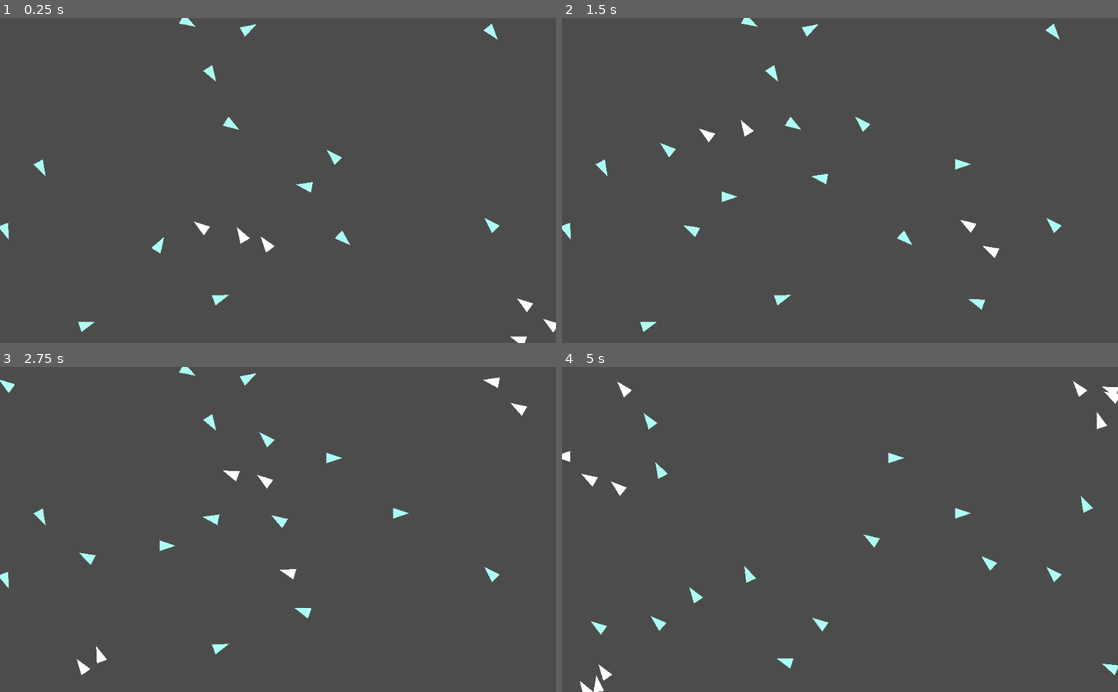
Above: before the commit, frames 1-4 (two rows, left to right).
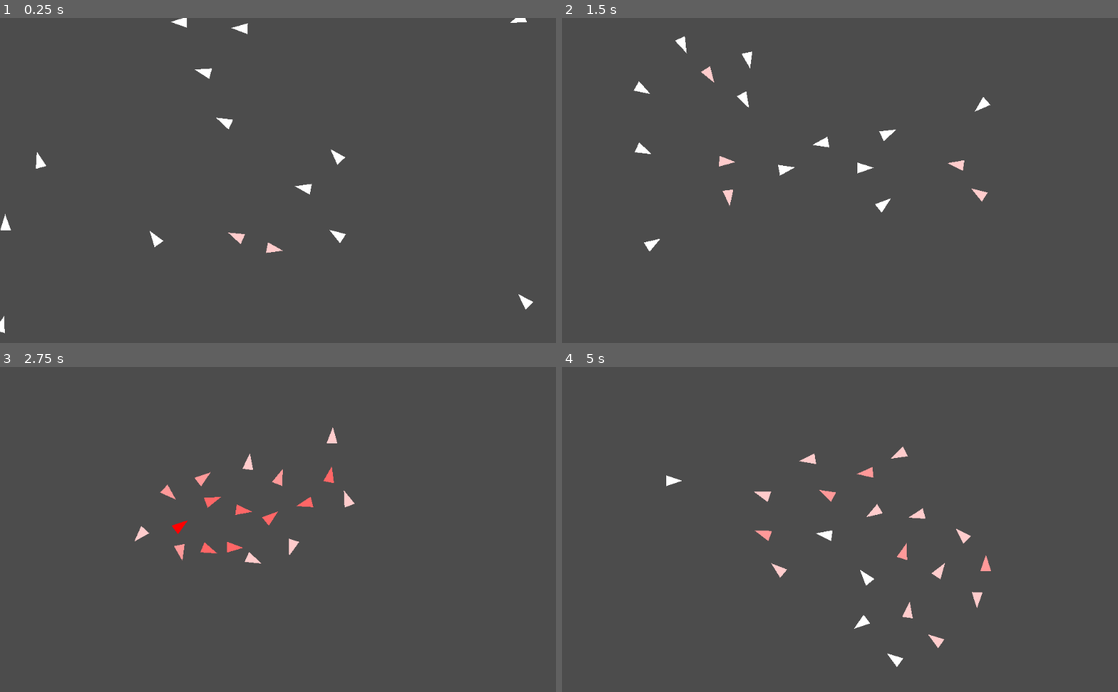
Above: after the commit, the same moments.

Repository: yosuanicolaus/Autonomous-Agents
Game: Godot game, scene res://practice/practice.tscn
Same seed, same stepped clock (60 frames per second), same inputs: the game is played once before the commit and once after it. The engine's default icon, where the game draws it, is replaced by a stand-in: a white triangle on a blue panel in a dark square.
Inputs (mouse positions are in pixels of both pictures, inside the frame that each line leads up to):
- Up to frame 1 (0.25 s): no input
- Up to frame 2 (1.5 s): move the mouse to (962, 164) at 0.52 s; click (962, 164) at 0.67 s; move the mouse to (728, 196) at 1.27 s; click (728, 196) at 1.42 s
- Up to frame 3 (2.75 s): move the mouse to (333, 458) at 2.02 s; click (333, 458) at 2.17 s
- Up to frame 4 (5 s): move the mouse to (812, 594) at 2.77 s; click (812, 594) at 2.92 s; move the mouse to (1006, 578) at 3.52 s; click (1006, 578) at 3.67 s; move the mouse to (673, 480) at 4.27 s; click (673, 480) at 4.42 s

The runs differ from the first frame. In frame 1, 1.5% of the frame differs, in the area x 0-100%, y 0-100%; in frame 2, 2.0%; in frame 3, 2.2%; in frame 4, 2.5%, in the area x 0-100%, y 4-100%.

Commit message:
fix separate and refactor code

Diff:
--- a/practice/practice.tscn
+++ b/practice/practice.tscn
@@ -6,4 +6,4 @@
 [node name="Practice" type="Node2D"]
 script = ExtResource( 1 )
 object = ExtResource( 2 )
-count = 20
+count = 15
--- a/practice/vehicle.gd
+++ b/practice/vehicle.gd
@@ -1,7 +1,7 @@
 extends Node2D
 
 export var max_speed := 250.0
-export var max_force := 5.0
+export var max_force := 4.0
 export var slow_radius := 150.0
 export var rotate_strength := 50.0
 export var separate_radius := 75.0
@@ -17,24 +17,24 @@
 onready var screen = get_viewport_rect().size
 
 
-func seek(target: Vector2):
-	desired = target - position
+func set_steer(target: Vector2):
+	desired = target
 	desired = desired.normalized()
 	desired *= max_speed
-
 	steer = desired - velocity
 	steer = steer.clamped(max_force)
-	acceleration += steer
 
 
-func flee(target: Vector2):
-	desired = position - target
-	desired = desired.normalized()
-	desired *= max_speed
+func seek(seek_target: Vector2):
+	var target = seek_target - position
+	set_steer(target)
+	return steer
 
-	steer = desired - velocity
-	steer = steer.clamped(max_force)
-	acceleration += steer
+
+func flee(threat_target: Vector2):
+	var target = position - threat_target
+	set_steer(target)
+	return steer
 
 
 func arrive(target: Vector2):
@@ -48,14 +48,13 @@
 		desired *= max_speed
 
 	steer = desired - velocity
-	steer = steer.clamped(max_speed)
-	acceleration += steer
+	steer = steer.clamped(max_force)
+	return steer
 
 
 func wander():
 	wander_rotator.rotation_degrees += rand_range(-rotate_strength, rotate_strength)
 	var target = wander_target.global_position
-
 	seek(target)
 
 
@@ -77,29 +76,38 @@
 	var count := 0
 
 	for vehicle in vehicles:
-		var diff = (vehicle.position - position).length()
+		var diff = position.distance_to(vehicle.position)
 		if diff > 0 and diff < separate_radius:
 			var target = position - vehicle.position
+			target = target.normalized()
+			target /= diff
 			sum += target
 			count += 1
 
 	if count > 0:
 		sum /= count
-		sum = sum.normalized()
-		sum *= max_speed
-
-		steer = sum - position
-		steer = steer.clamped(max_force)
-		acceleration += steer
-		var c = count * 50
-		modulate = Color(255, 255 - c, 255 - c)
+		set_steer(sum)
+		var c = count * 0.2
+		modulate = Color(1, 1 - c, 1 - c)
 	else:
 		modulate = Color(1, 1, 1)
 
+	return steer
+
+
+func apply_behaviours():
+	var separate = separate()
+	var seek = seek(get_global_mouse_position())
+
+	separate *= 1.5
+	seek *= 0.5
+
+	acceleration += separate
+	acceleration += seek
+
 
 func _process(delta):
-	# wander()
-	separate()
+	apply_behaviours()
 	velocity += acceleration
 	velocity = velocity.clamped(max_speed)
 	look_at(position + velocity)
--- a/practice/vehicle.tscn
+++ b/practice/vehicle.tscn
@@ -15,7 +15,6 @@
 script = ExtResource( 1 )
 
 [node name="Triangle" type="MeshInstance2D" parent="."]
-modulate = Color( 0.67451, 1, 0.960784, 1 )
 position = Vector2( 2, 0 )
 rotation = -1.5708
 mesh = SubResource( 1 )
